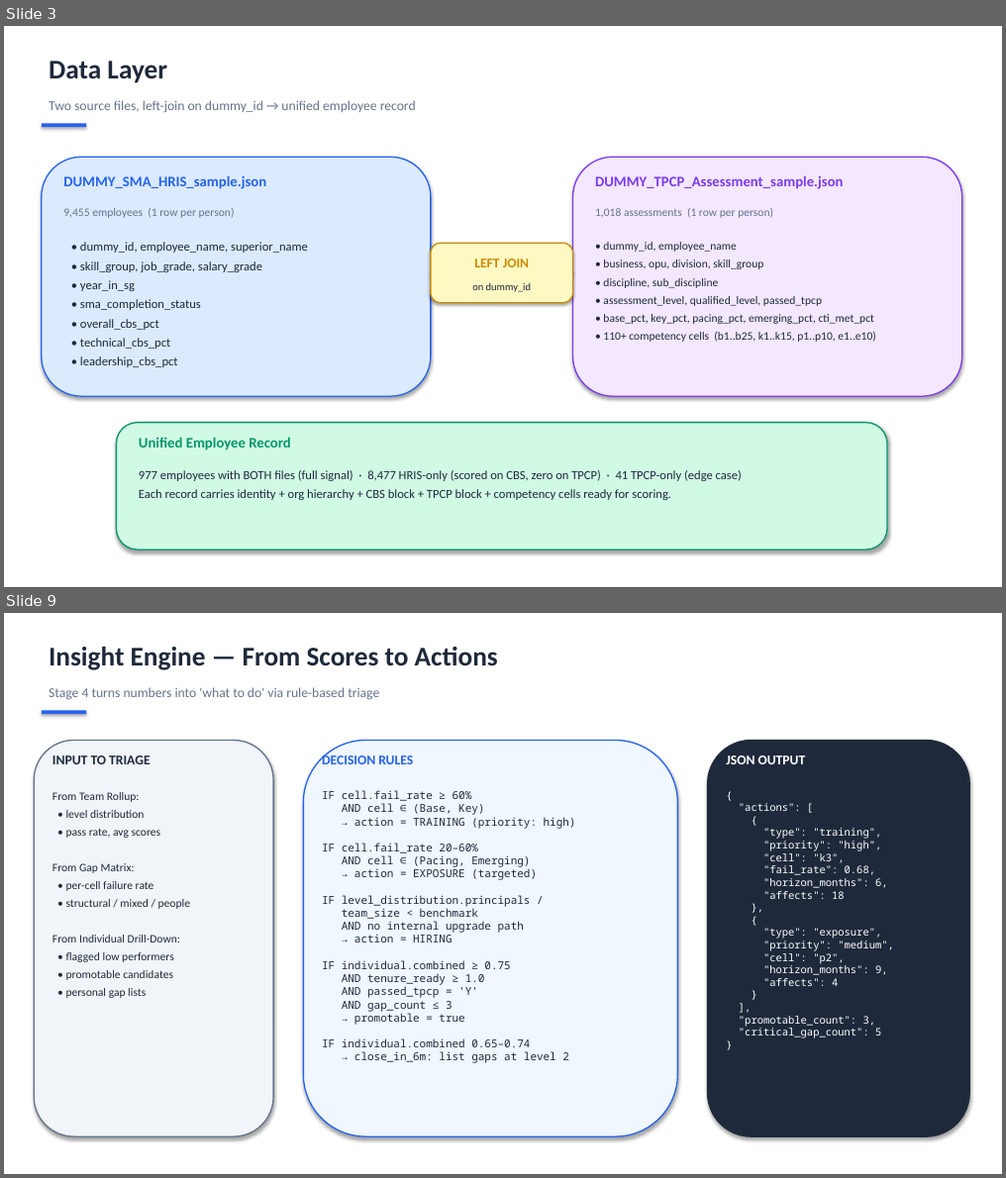
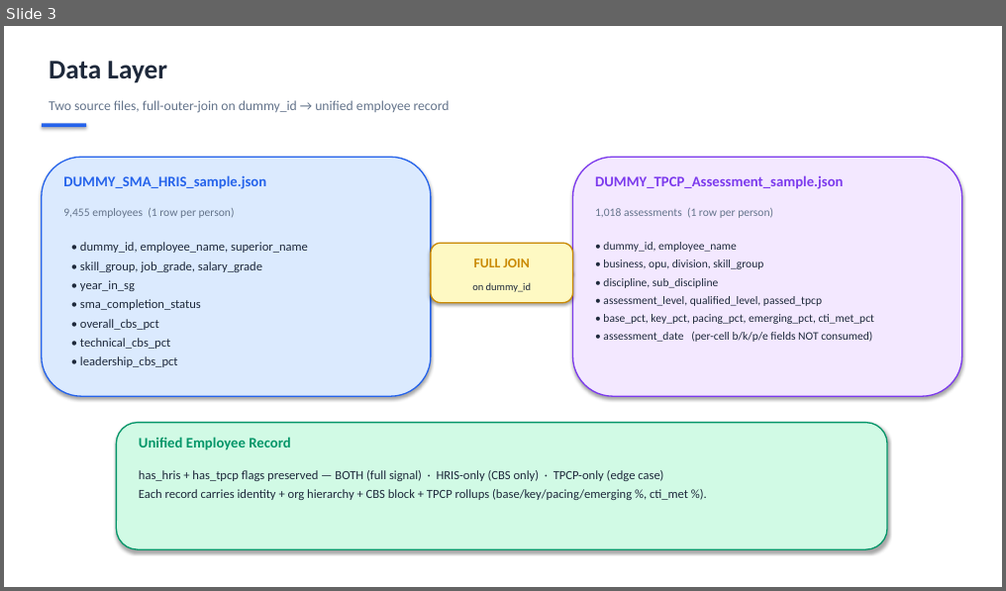
Before and after one commit to clementlowfuxing/recommender_system, a slide deck: cdwc_recommendation_system/presentation_ppt/CDWC_Architecture_Scoring_Flow.pptx. Shown one above the other, each under a label of ours: slides 3 and 9 before the commit, slide 3 after it; the slides between them are not shown. The pictures are 1006x1178 and 1006x591 pixels, drawn with LibreOffice and Linux fonts; fonts in the diff are those of the drawing. Boxes give left, top, right and bottom in pixels: in the first picture for what was removed or moved away, otherwise in the second. Text is boxed around its words. In the diff, an @@ line names an element or a change of style, - is before the commit and + after.

```diff
--- a/cdwc_recommendation_system/presentation_ppt/CDWC_Architecture_Scoring_Flow.pptx
+++ b/cdwc_recommendation_system/presentation_ppt/CDWC_Architecture_Scoring_Flow.pptx
@@ slide 9 removed at box(4, 613, 1002, 1174), background #FFFFFF @@
@@ text removed at box(49, 647, 498, 670) @@
-Insight Engine — From Scores to Actions
@@ text removed at box(49, 687, 379, 700) @@
-Stage 4 turns numbers into 'what to do' via rule-based triage
@@ rounded rectangle removed at box(42, 710, 86, 714) @@
@@ rounded rectangle removed at box(34, 741, 273, 1137) @@
@@ text removed at box(53, 756, 150, 764) @@
-INPUT TO TRIAGE
@@ rounded rectangle removed at box(303, 741, 678, 1137) @@
@@ text removed at box(322, 753, 413, 764) @@
-DECISION RULES
@@ rounded rectangle removed at box(708, 741, 969, 1137) @@
@@ text removed at box(726, 756, 806, 764) @@
-JSON OUTPUT
@@ text removed at box(322, 790, 576, 1063) @@
-IF cell.fail_rate ≥ 60%
-AND cell ∈ (Base, Key)
-→ action = TRAINING (priority: high)
-IF cell.fail_rate 20–60%
-AND cell ∈ (Pacing, Emerging)
-→ action = EXPOSURE (targeted)
-IF level_distribution.principals /
-team_size < benchmark
-AND no internal upgrade path
-→ action = HIRING
-IF individual.combined ≥ 0.75
-AND tenure_ready ≥ 1.0
-AND passed_tpcp = 'Y'
-AND gap_count ≤ 3
-→ promotable = true
-IF individual.combined 0.65–0.74
-→ close_in_6m: list gaps at level 2
@@ text removed at box(53, 792, 190, 998) @@
-From Team Rollup:
-• level distribution
-• pass rate, avg scores
-From Gap Matrix:
-• per-cell failure rate
-• structural / mixed / people
-From Individual Drill-Down:
-• flagged low performers
-• promotable candidates
-• personal gap lists
@@ text removed at box(739, 803, 894, 1039) @@
-{
-"actions": [
-{
-"type": "training",
-"priority": "high",
-"cell": "k3",
-"fail_rate": 0.68,
-"horizon_months": 6,
-"affects": 18
-},
-{
-"type": "exposure",
-"priority": "medium",
-"cell": "p2",
-"horizon_months": 9,
-"affects": 4
-}
-],
-"promotable_count": 3,
-"critical_gap_count": 5
-}
@@ slide 3 changed as well @@
@@ text at box(49, 100, 450, 112): text changed @@
-Two source files, left-join on dummy_id → unified employee record
+Two source files, full-outer-join on dummy_id → unified employee record
@@ text at box(474, 259, 529, 268): text changed @@
-LEFT JOIN
+FULL JOIN
@@ text at box(603, 332, 872, 342): text changed @@
-• 110+ competency cells (b1..b25, k1..k15, p1..p10, e1..e10)
+• assessment_date (per-cell b/k/p/e fields NOT consumed)
@@ text at box(139, 471, 688, 500): text changed @@
-977 employees with BOTH files (full signal) · 8,477 HRIS-only (scored on CBS, zero on TPCP) · 41 TPCP-only (edge case)
-Each record carries identity + org hierarchy + CBS block + TPCP block + competency cells ready for scoring.
+has_hris + has_tpcp flags preserved — BOTH (full signal) · HRIS-only (CBS only) · TPCP-only (edge case)
+Each record carries identity + org hierarchy + CBS block + TPCP rollups (base/key/pacing/emerging %, cti_met %).
```
Also in this commit, not shown: 7 other slides changed, 4 slides added, 2 other slides removed, 6 other files.
